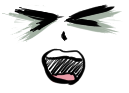
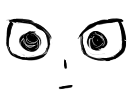
Layered file, before and after one edit (129x93). Changes by layer:
pixels changed over box(2, 4, 127, 90) (layer not identified)
